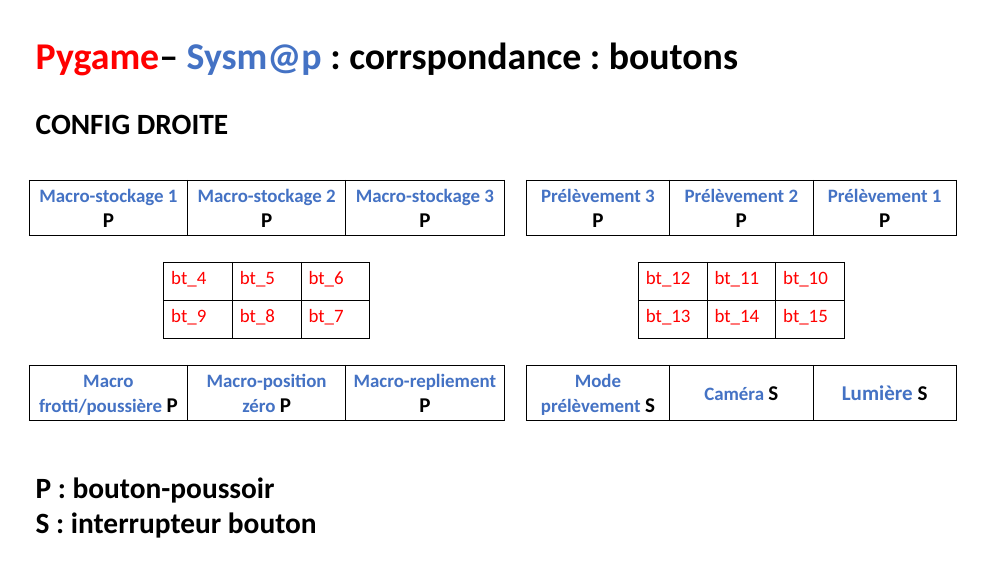
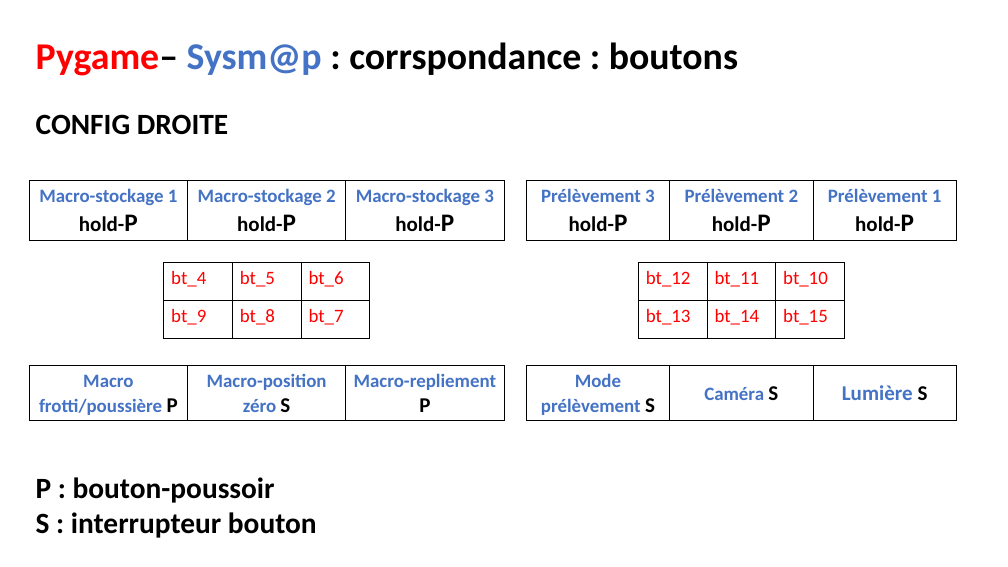
Before and after one commit to luewh/hyperion_repo, a slide deck: slide 2 of joystick/doc/pygame-sysm@p table de correspondance.pptx. Drawn at 1008x567 pixels with LibreOffice and Linux fonts; fonts in the diff are those of the drawing. Boxes give left, top, right and bottom in pixels: in the first picture for what was removed or moved away, otherwise in the second. Text is boxed around its words. In the diff, an @@ line names an element or a change of style, - is before the commit and + after.

```diff
--- a/joystick/doc/pygame-sysm@p table de correspondance.pptx
+++ b/joystick/doc/pygame-sysm@p table de correspondance.pptx
@@ table at [29, 181, 504, 241] @@
-row 1: Macro-stockage 1 P | Macro-stockage 2 P | Macro-stockage 3 P
+row 1: Macro-stockage 1 hold-P | Macro-stockage 2 hold-P | Macro-stockage 3 hold-P
@@ table at [526, 181, 957, 241] @@
-row 1: Prélèvement 3 P | Prélèvement 2 P | Prélèvement 1 P
+row 1: Prélèvement 3 hold-P | Prélèvement 2 hold-P | Prélèvement 1 hold-P
@@ table at [29, 365, 504, 420] @@
-row 1, column 2: Macro-position zéro P
+row 1, column 2: Macro-position zéro S
```
Also in this commit, not shown: 1 other slide changed, 23 other files.
